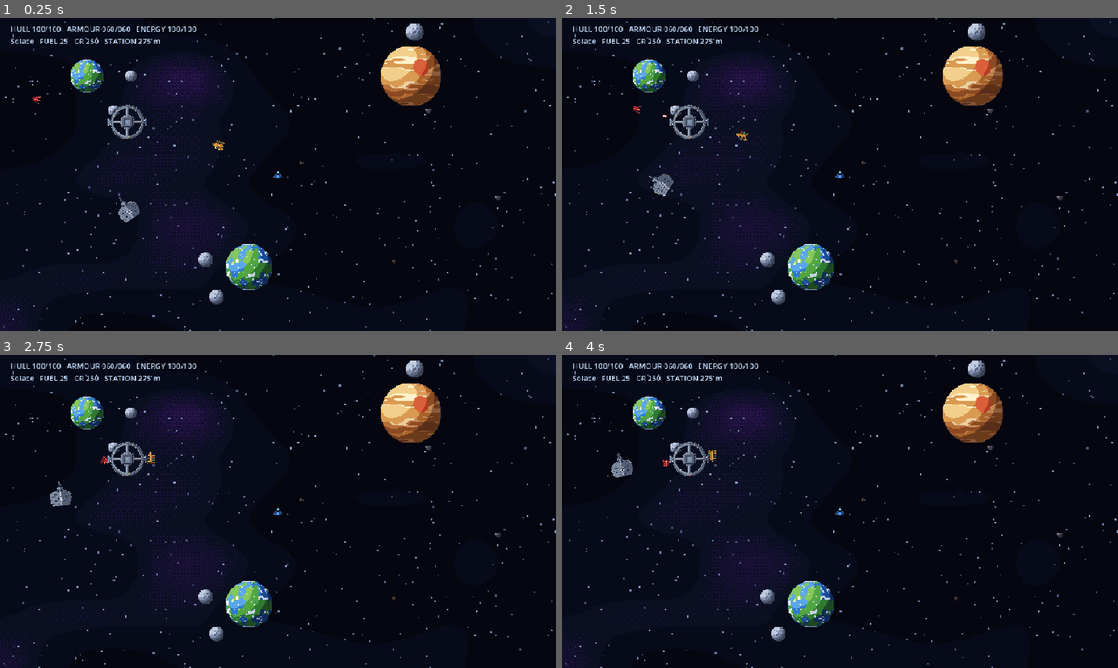
Above: before the commit, frames 1-4 (two rows, left to right).
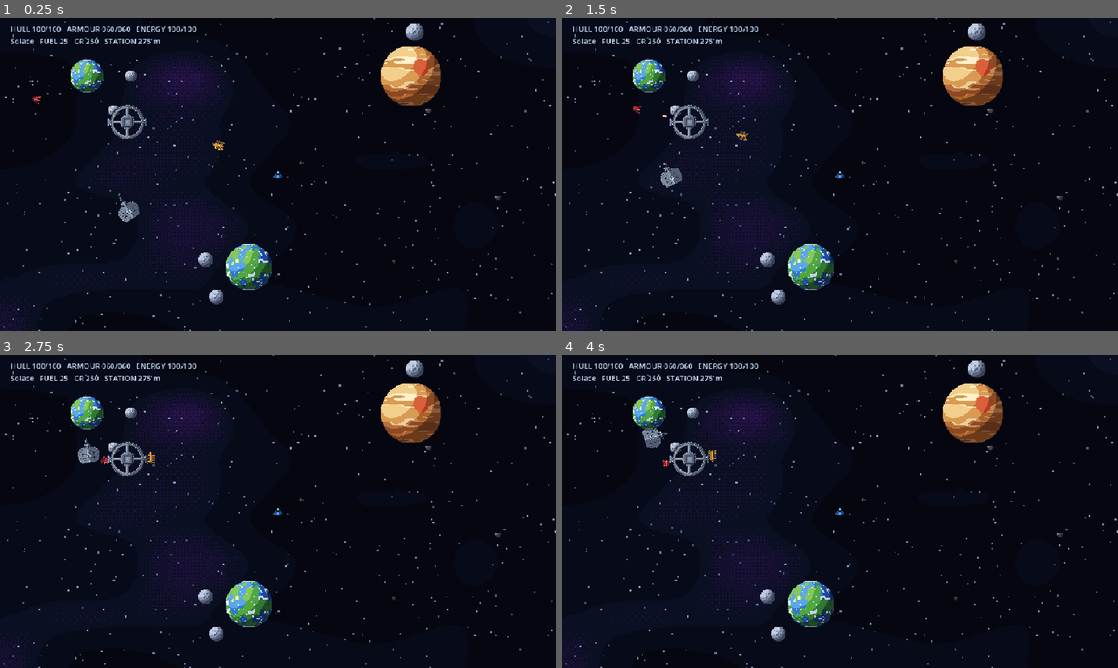
Above: after the commit, the same moments.

Repository: DARTVADER1-DROID/Star-Forge
Game: Godot game, scene res://scenes/main.tscn
The game is run twice, just before and just after one commit, with the same random seed, the same clock (stepped at 60 frames per second) and the same inputs.
Inputs (mouse positions are in pixels of both pictures, inside the frame that each line leads up to):
- Up to frame 1 (0.25 s): no input
- Up to frame 2 (1.5 s): move the mouse to (962, 158) at 0.52 s; click (962, 158) at 0.67 s; drag from (728, 190) to (634, 108) at 1.27 s
- Up to frame 3 (2.75 s): move the mouse to (333, 442) at 2.02 s; click (333, 442) at 2.17 s
- Up to frame 4 (4 s): drag from (812, 574) to (673, 464) at 2.77 s; move the mouse to (1006, 558) at 3.52 s; click (1006, 558) at 3.67 s

The runs differ from the first frame. In frame 1, less than 0.1% of the frame differs, in the area x 21-26%, y 57-66%; in frame 2, 0.3%; in frame 3, 0.4%, in the area x 9-18%, y 26-49%; in frame 4, 0.4%.

Commit message:
Use original planet and station artwork in system map

Diff:
--- a/scripts/autoload/asset_library.gd
+++ b/scripts/autoload/asset_library.gd
@@ -5,6 +5,8 @@
 # runtime directory scanning therefore cannot reliably discover them.
 const ASSETS: Dictionary = {
     "bg_nebula_320x180.png": preload("res://assets/backgrounds/bg_nebula_320x180.png"),
+    "star_yellow_64.png": preload("res://assets/planets/star_yellow_64.png"),
+    "orbit_ring_96.png": preload("res://assets/planets/orbit_ring_96.png"),
     "ship_player_runner.png": preload("res://assets/ships/ship_player_runner.png"),
     "ship_cargo_hauler.png": preload("res://assets/ships/ship_cargo_hauler.png"),
     "ship_pirate_interceptor.png": preload("res://assets/ships/ship_pirate_interceptor.png"),
--- a/scripts/ui/system_map.gd
+++ b/scripts/ui/system_map.gd
@@ -20,10 +20,11 @@
     custom_minimum_size = Vector2(460.0,220.0)
 
 func configure(id: String, system_data: Dictionary, ship: Vector2) -> void:
-    system_id = id
-    definition = system_data
+    if system_id != id:
+        system_id = id
+        definition = system_data
+        _rebuild_body_points()
     ship_position = ship
-    _rebuild_body_points()
     queue_redraw()
 
 func _rebuild_body_points() -> void:
@@ -56,20 +57,33 @@
     _map_scale = minf((size.x-MAP_MARGIN.x*2.0)/MAP_WIDTH,(size.y-MAP_MARGIN.y*2.0)/MAP_HEIGHT)
     _map_offset = (size-Vector2(MAP_WIDTH,MAP_HEIGHT)*_map_scale)*0.5
     draw_set_transform(_map_offset,0.0,Vector2(_map_scale,_map_scale))
-    draw_circle(Vector2(480,270),24.0,Color(1.0,0.72,0.32,0.16))
-    draw_circle(Vector2(480,270),12.0,Color(1.0,0.82,0.48,1.0))
-    draw_arc(Vector2(480,270),12.0,0.0,TAU,32,Color(1.0,0.92,0.72,1.0),2.0)
+    var star_texture := AssetLibrary.load_texture("star_yellow_64.png")
+    if star_texture != null:
+        draw_texture_rect(star_texture,Rect2(Vector2(448,238),Vector2(64,64)),false)
+    else:
+        draw_circle(Vector2(480,270),24.0,Color(1.0,0.72,0.32,0.16))
+        draw_circle(Vector2(480,270),12.0,Color(1.0,0.82,0.48,1.0))
+        draw_arc(Vector2(480,270),12.0,0.0,TAU,32,Color(1.0,0.92,0.72,1.0),2.0)
 
     var planet_count := int(definition.get("planet_count",2))
     var planets: Array[Vector2] = []
     for index in range(planet_count):
         var point := Vector2(150.0+float(index)*280.0,100.0+float(index%2)*330.0)
         planets.append(point)
-        draw_arc(Vector2(480,270),point.distance_to(Vector2(480,270)),0.0,TAU,72,Color(0.35,0.55,0.72,0.18),1.0)
+        var orbit_radius := point.distance_to(Vector2(480,270))
+        var orbit_texture := AssetLibrary.load_texture("orbit_ring_96.png")
+        if orbit_texture != null:
+            draw_texture_rect(orbit_texture,Rect2(Vector2(480-orbit_radius,270-orbit_radius),Vector2(orbit_radius*2.0,orbit_radius*2.0)),false)
+        else:
+            draw_arc(Vector2(480,270),orbit_radius,0.0,TAU,72,Color(0.35,0.55,0.72,0.18),1.0)
         var radius := 30.0+float(index%3)*12.0
-        var body_color := Color(0.32,0.70,0.82) if index%2==0 else Color(0.68,0.50,0.88)
-        draw_circle(point,radius,body_color)
-        draw_arc(point,radius,0.0,TAU,32,Color(0.86,0.94,1.0,0.92),2.0)
+        var planet_texture := AssetLibrary.load_texture("planet_terran_64.png") if index%2==0 else AssetLibrary.load_texture("planet_gas_96.png")
+        if planet_texture != null:
+            draw_texture_rect(planet_texture,Rect2(point-Vector2(radius,radius),Vector2(radius*2.0,radius*2.0)),false)
+        else:
+            var body_color := Color(0.32,0.70,0.82) if index%2==0 else Color(0.68,0.50,0.88)
+            draw_circle(point,radius,body_color)
+            draw_arc(point,radius,0.0,TAU,32,Color(0.86,0.94,1.0,0.92),2.0)
         if selected_body == "PLANET %d" % (index+1):
             draw_arc(point,radius+8.0,0.0,TAU,32,Color(1.0,0.78,0.36,1.0),2.0)
         draw_string(ThemeDB.fallback_font,point+Vector2(-42.0,radius+18.0),"PLANET %d" % (index+1),HORIZONTAL_ALIGNMENT_CENTER,84.0,12,Color(0.88,0.94,1.0,0.95))
@@ -81,7 +95,12 @@
         var parent: Vector2 = planets[moon_index % planets.size()]
         var angle := float(moon_index)*2.399
         var moon_point := parent+Vector2(cos(angle),sin(angle))*76.0
-        draw_circle(moon_point,11.0+float(moon_index%3)*3.0,Color(0.52,0.58,0.68,1.0))
+        var moon_texture := AssetLibrary.load_texture("planet_moon_32.png")
+        var moon_size := 24.0+float(moon_index%3)*6.0
+        if moon_texture != null:
+            draw_texture_rect(moon_texture,Rect2(moon_point-Vector2(moon_size,moon_size)*0.5,Vector2(moon_size,moon_size)),false)
+        else:
+            draw_circle(moon_point,moon_size*0.5,Color(0.52,0.58,0.68,1.0))
         if selected_body == "MOON %d" % (moon_index+1):
             draw_arc(moon_point,20.0,0.0,TAU,24,Color(1.0,0.78,0.36,1.0),2.0)
 
@@ -91,8 +110,12 @@
 
     var station_data: Array = definition.get("station_position",[480,270])
     var station := Vector2(float(station_data[0]),float(station_data[1]))
-    draw_circle(station,20.0,Color(0.28,0.76,0.72,0.24))
-    draw_arc(station,17.0,0.0,TAU,32,Color(0.42,0.94,0.84,1.0),3.0)
+    var station_texture := AssetLibrary.load_texture("station_ring_hub.png")
+    if station_texture != null:
+        draw_texture_rect(station_texture,Rect2(station-Vector2(30,30),Vector2(60,60)),false)
+    else:
+        draw_circle(station,20.0,Color(0.28,0.76,0.72,0.24))
+        draw_arc(station,17.0,0.0,TAU,32,Color(0.42,0.94,0.84,1.0),3.0)
     draw_string(ThemeDB.fallback_font,station+Vector2(-35.0,31.0),"STATION",HORIZONTAL_ALIGNMENT_CENTER,70.0,12,Color(0.58,0.98,0.90,1.0))
     draw_circle(ship_position,8.0,Color(0.46,0.86,1.0,1.0))
     draw_arc(ship_position,14.0,0.0,TAU,32,Color(0.46,0.86,1.0,0.9),2.0)
